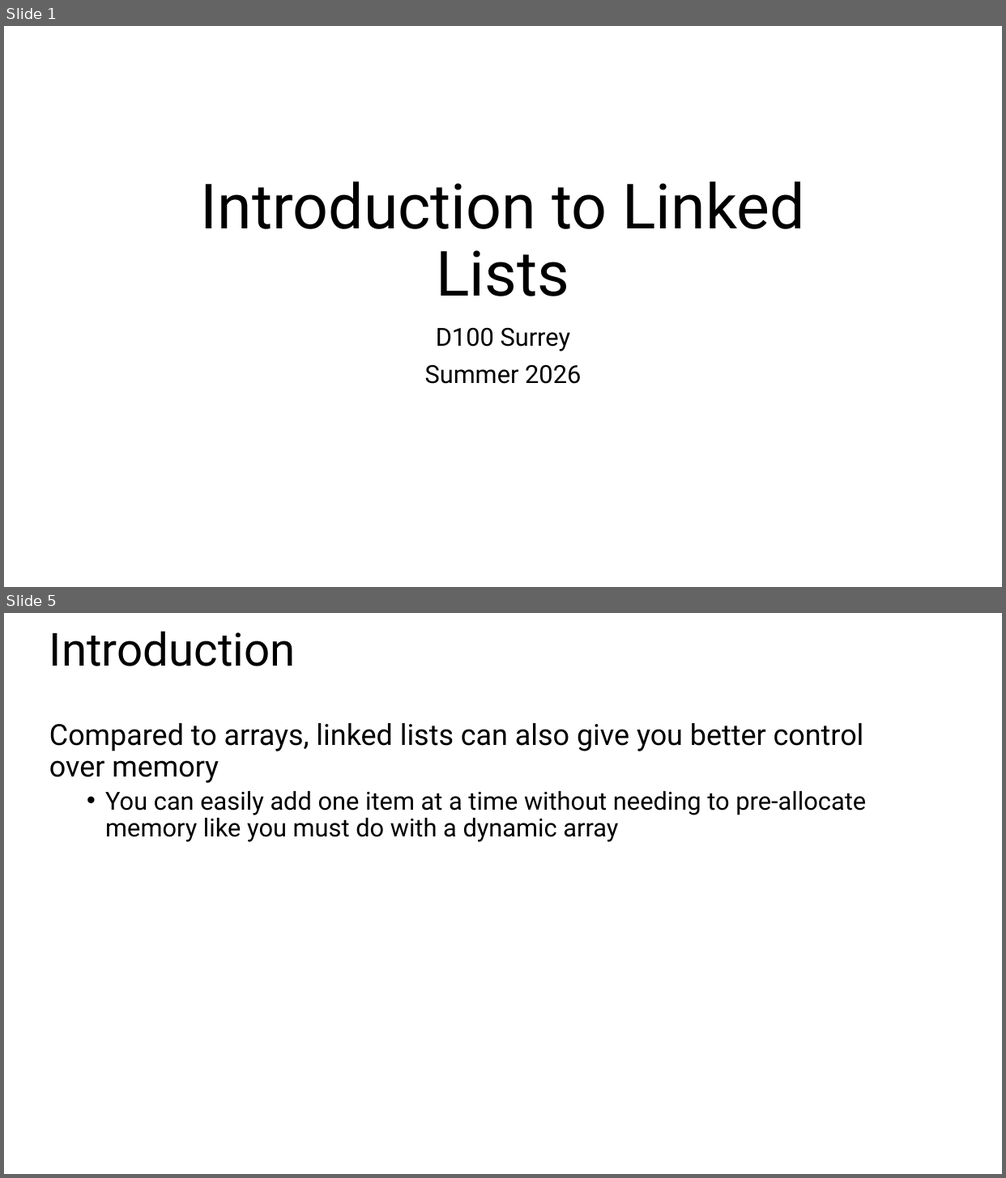
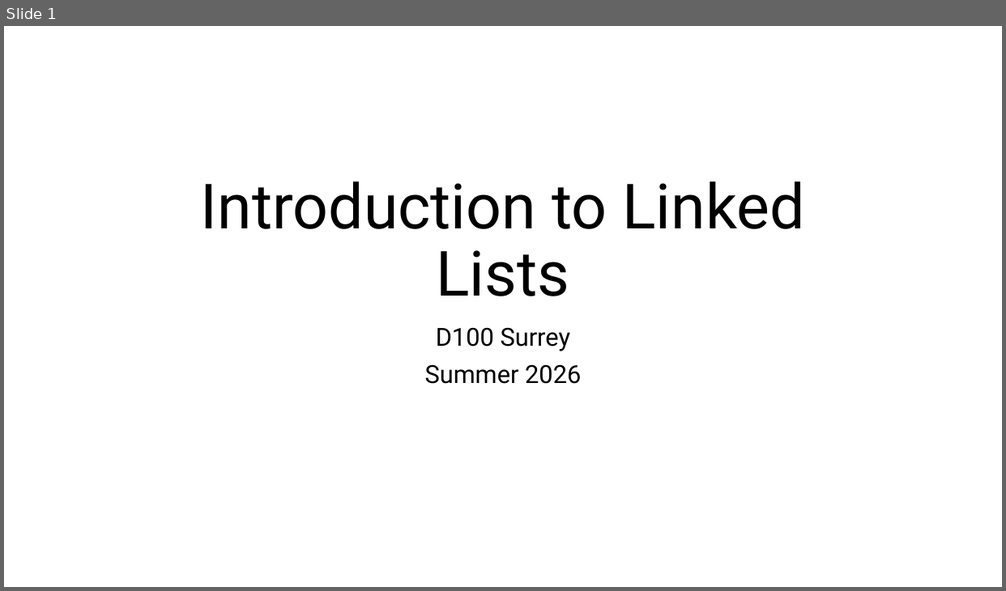
Before and after one commit to sotasota-sfu/cmpt225Summer2026, a slide deck: lectures/lecture2_3/lecture2.pptx. Shown one above the other, each under a label of ours: slides 1 and 5 before the commit, slide 1 after it; the slides between them are not shown. The pictures are 1006x1178 and 1006x591 pixels, drawn with LibreOffice and Linux fonts; fonts in the diff are those of the drawing. Boxes give left, top, right and bottom in pixels: in the first picture for what was removed or moved away, otherwise in the second. Text is boxed around its words. In the diff, an @@ line names an element or a change of style, - is before the commit and + after.

```diff
--- a/lectures/lecture2_3/lecture2.pptx
+++ b/lectures/lecture2_3/lecture2.pptx
@@ slide 5 removed at <box>4,613,1002,1174</box>, background #FFFFFF @@
@@ title removed at <box>49,631,296,666</box> @@
-Introduction
@@ text removed at <box>49,723,866,842</box> @@
-Compared to arrays, linked lists can also give you better control over memory
-  • You can easily add one item at a time without needing to pre-allocate memory like you must do with a dynamic array
```
Also in this commit, not shown: 5 slides changed, 3 other slides removed, 24 other files.
